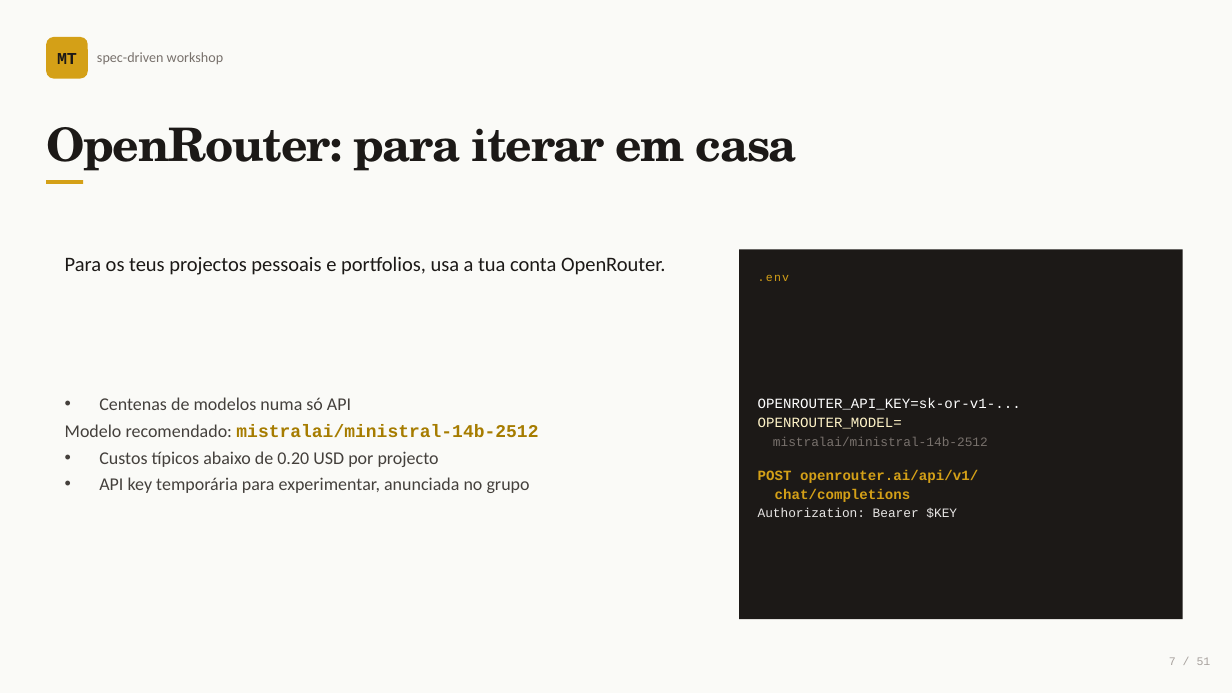
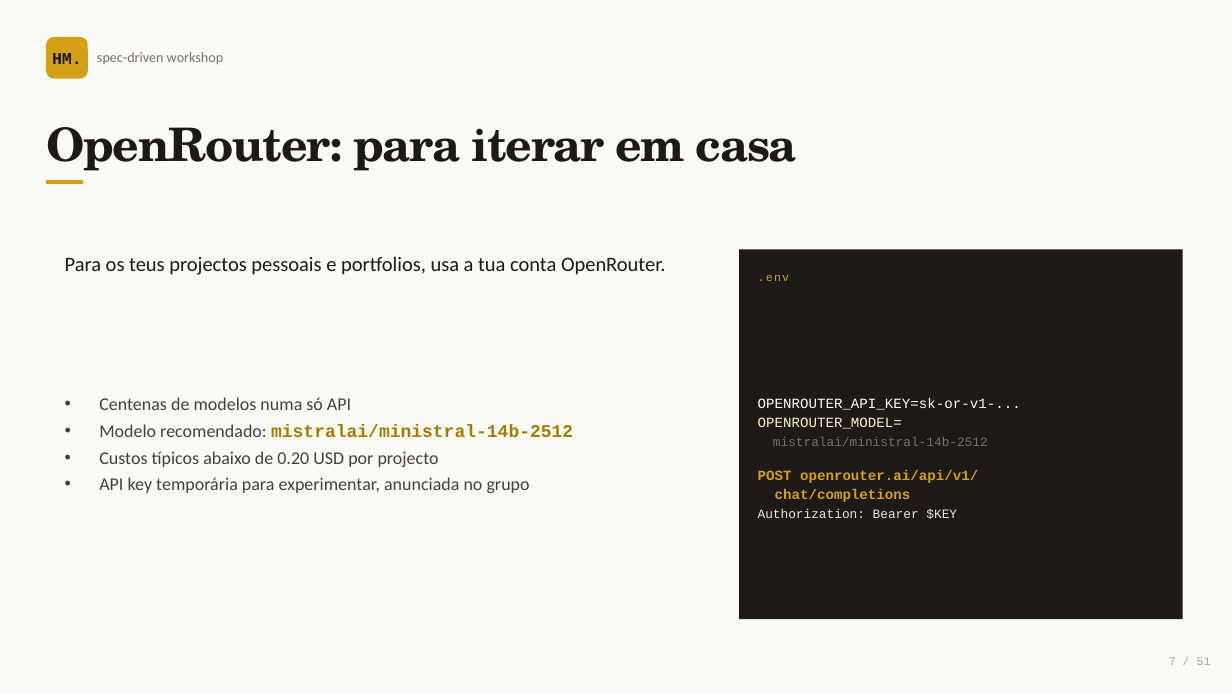
Before and after one commit to heldernoid/SDD-workshop-moz, a slide deck: slide 7 of workshop-spec-driven.pptx. Drawn at 1232x693 pixels with LibreOffice and Linux fonts; fonts in the diff are those of the drawing. Boxes give left, top, right and bottom in pixels: in the first picture for what was removed or moved away, otherwise in the second. Text is boxed around its words. In the diff, an @@ line names an element or a change of style, - is before the commit and + after.

```diff
--- a/workshop-spec-driven.pptx
+++ b/workshop-spec-driven.pptx
@@ text added at [52,53,82,64], 13 pt, text #1C1917, bold @@
+HM.
@@ text removed at [57,53,77,64] @@
-MT
@@ text "Centenas de modelos numa só ...": place and size @@
-text "Centenas de modelos numa só ..." at [65,397,538,493]
+text "Centenas de modelos numa só ..." at [99,397,573,493]
```
Also in this commit, not shown: 50 other slides changed.
